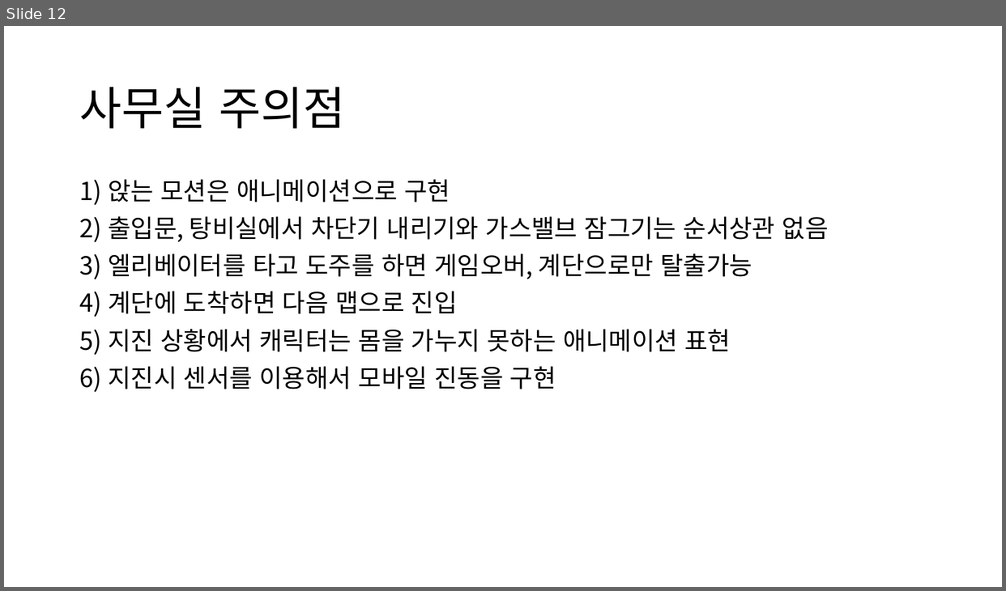
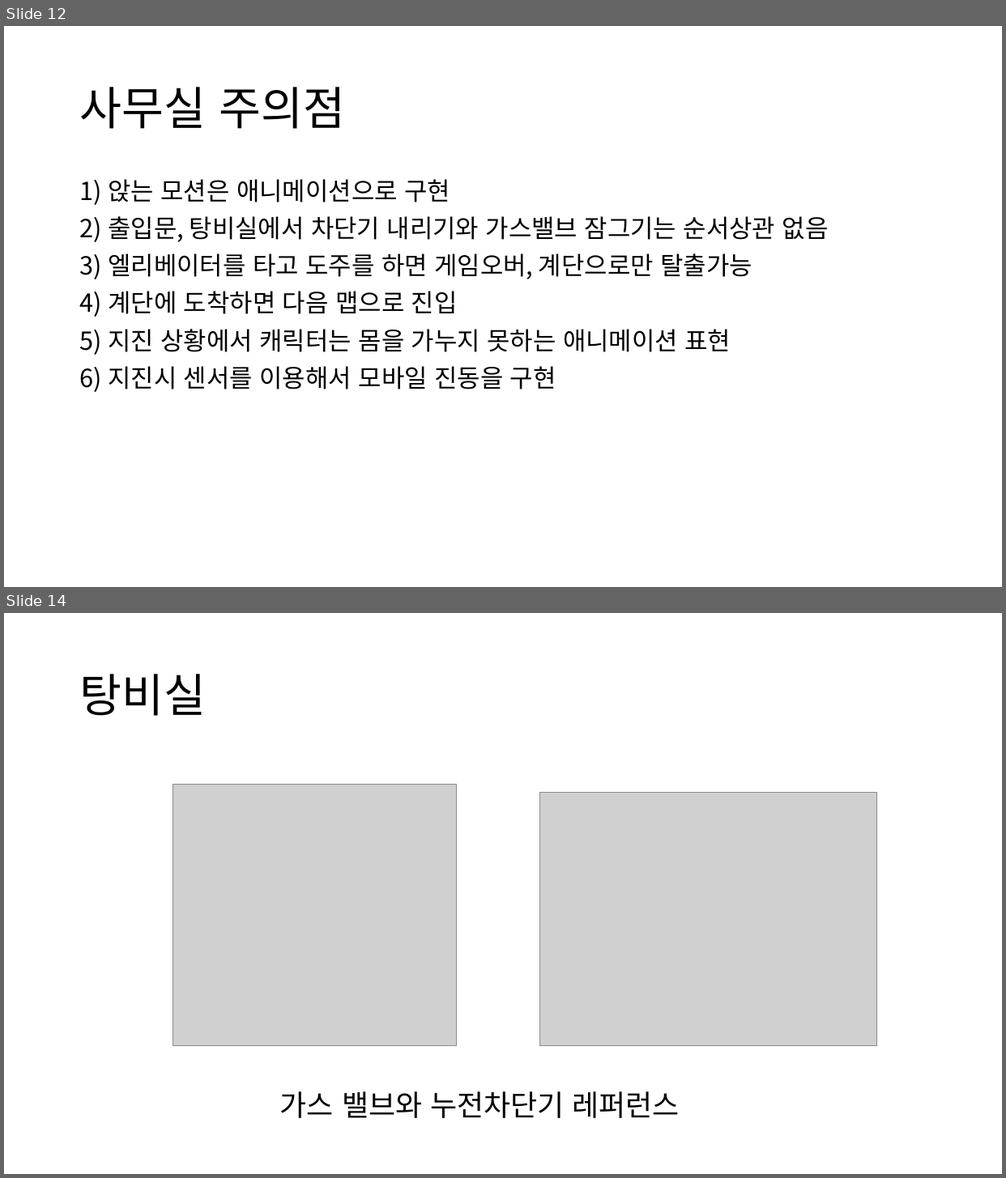
Before and after one commit to nongsang/masterpiece, a slide deck: 졸작_상세문서.pptx. Shown one above the other, each under a label of ours: slide 12 before the commit, slides 12 and 14 after it; the slides between them are not shown. The pictures are 1006x591 and 1006x1178 pixels, drawn with LibreOffice and Linux fonts; fonts in the diff are those of the drawing; grey boxes stand for pictures. Boxes give left, top, right and bottom in pixels: in the first picture for what was removed or moved away, otherwise in the second. Text is boxed around its words. In the diff, an @@ line names an element or a change of style, - is before the commit and + after.

Commit message:
4월 12일 탕비실 가스밸브와 누전차단기 추가

```diff
--- a/졸작_상세문서.pptx
+++ b/졸작_상세문서.pptx
@@ slide 14 added at [4,613,1002,1174], background #FFFFFF @@
@@ title added at [80,674,206,716], 44 pt, text #000000 @@
+탕비실
@@ picture added at [172,784,456,1046] @@
@@ picture added at [539,793,877,1046] @@
@@ text added at [280,1092,679,1118], 28 pt, text #000000 @@
+가스 밸브와 누전차단기 레퍼런스
```
Also in this commit, not shown: 1 slide changed, 2 other slides added.
